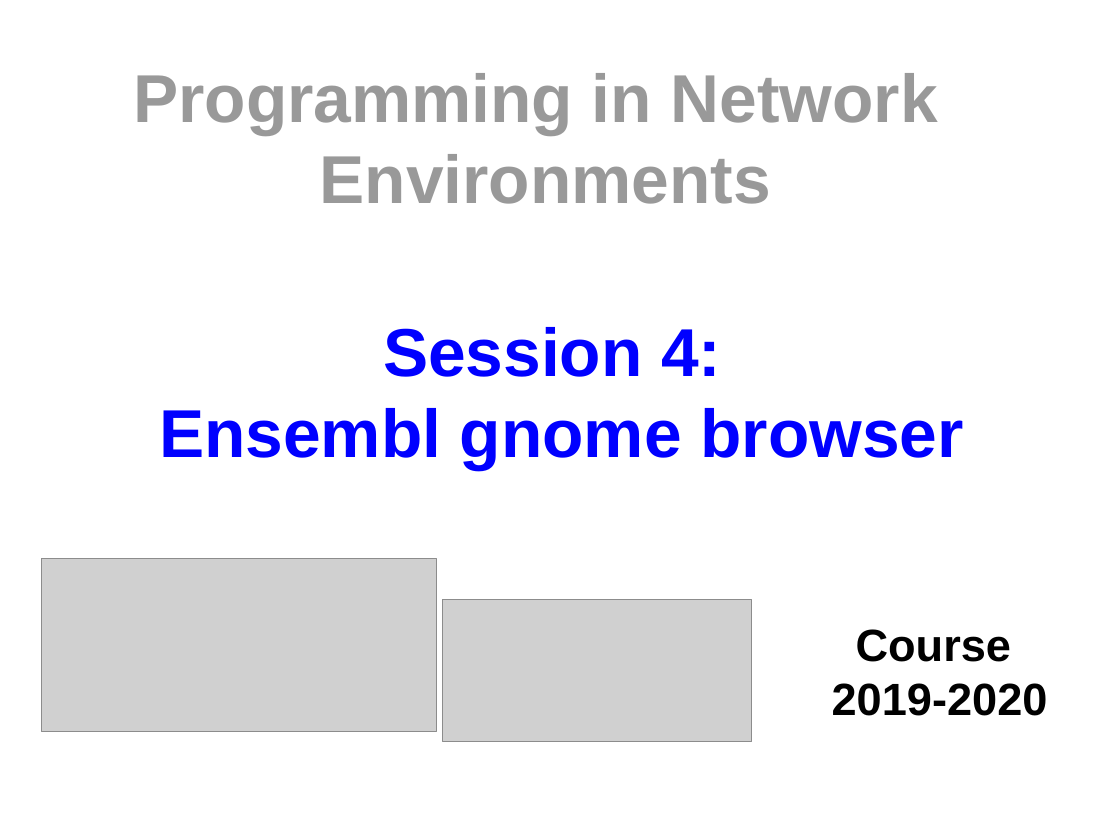
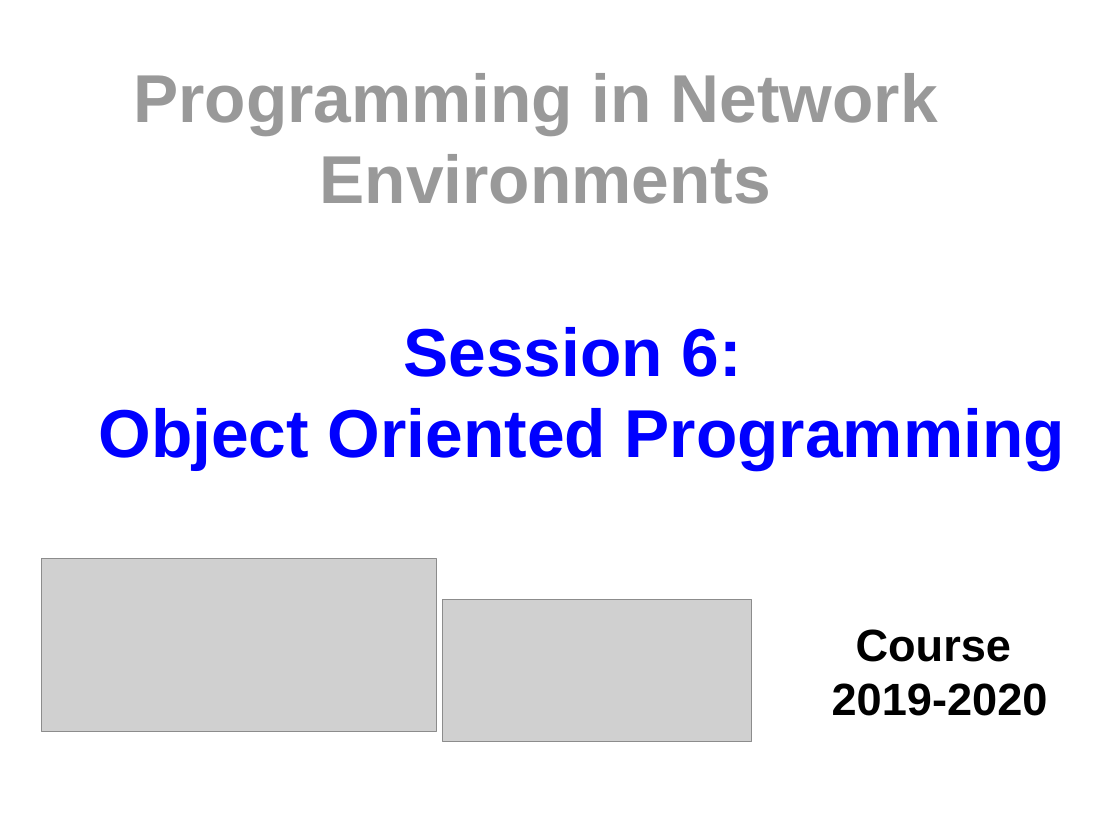
Before and after one commit to myTeachingURJC/2019-2020-PNE, a slide deck: slide 1 of s6-OOP/Cover/Cover.odp. Drawn at 1120x840 pixels with LibreOffice and Linux fonts; fonts in the diff are those of the drawing; grey boxes stand for pictures. Boxes give left, top, right and bottom in pixels: in the first picture for what was removed or moved away, otherwise in the second. Text is boxed around its words. In the diff, an @@ line names an element or a change of style, - is before the commit and + after.

```diff
--- a/s6-OOP/Cover/Cover.odp
+++ b/s6-OOP/Cover/Cover.odp
@@ title at [99, 327, 1065, 471]: text changed @@
-Session 4:
-Ensembl gnome browser
+Session 6:
+Object Oriented Programming
```
Also in this commit, not shown: 1 other file.
